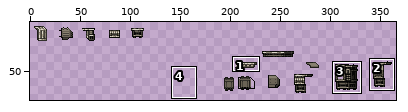
Two versions of one sprite sheet, content/Augments/augment.casing.smirglum.large.png. The first picture is a wide view before the edit; the outline marks the close-up.
Close-up. Earlier state:
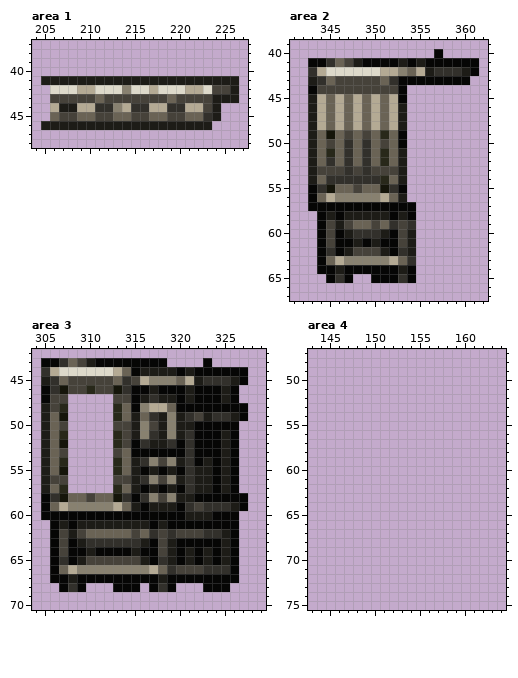
The file is 768x96 pixels. Shown: area 1: x 204..227, y 37..48; area 2: x 341..362, y 39..67; area 3: x 304..329, y 42..70; area 4: x 143..164, y 47..75. The wide view leaves out empty margins. The commit also changed other parts of the picture, which this record leaves out.
Once edited:
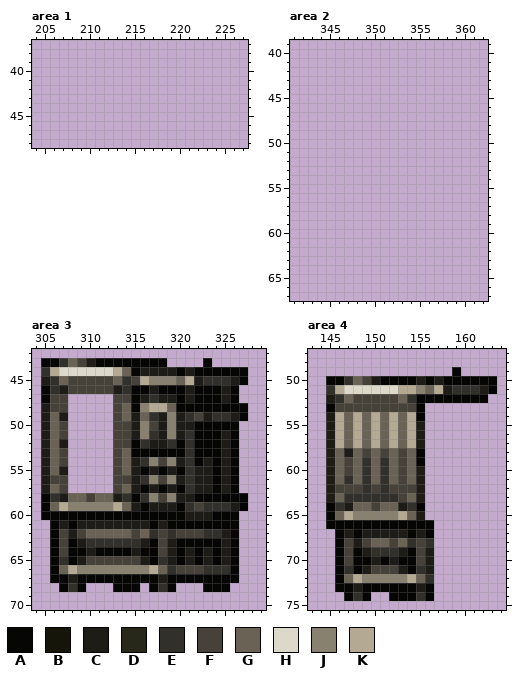
Palette (. is transparent): A #060605  B #15150a  C #1d1c17  D #28281a  E #32302b  F #46423a  G #6a6355  H #ddd9ca  J #888170  K #b4aa94
Difference:
Changed rows in their new state; - is an unchanged pixel.
Area 1:
first column x 205:
41 ......................
42 -.....................
43 -.....................
44 -...................--
45 -...................--
46 ...................---
Area 2:
first column x 343:
40 --------------.----
41 ...................
42 ...................
43 ..................-
44 ...........--------
45 ...........--------
46 ...........--------
47 ...........--------
48 ...........--------
49 ...........--------
50 ...........--------
51 ...........--------
52 ...........--------
53 ...........--------
54 ...........--------
55 ...........--------
56 ...........--------
57 ............-------
58 -...........-------
59 -...........-------
60 -...........-------
61 -...........-------
62 -...........-------
63 -...........-------
64 -...........-------
65 --...--.....-------
Area 3:
first column x 307:
46 C--F--C
48 F-----F
49 C-----F
51 F-----F
52 C-----F
54 F-----F
55 C-----F
57 F-----F
58 C-----C
Area 4:
first column x 145:
49 --------------A----
50 AAEGFCAAAACACAAAAAA
51 EKHHHHHHKKJGKCEEECA
52 CEGFFFFFGEAAAAAAAA-
53 AFFFFFFFFFA--------
54 CKGKGKGKGKA--------
55 CKGKGKGKGKC--------
56 CKGKGKGKGKC--------
57 CKGKGKGKGKC--------
58 CGCGFGFGFGA--------
59 CGFGEGEGFGA--------
60 CGFGEGEGFGC--------
61 CGEGEGEGFGC--------
62 CFFFEFEFFFC--------
63 CGEEEEEEFGC--------
64 AECGGFGGCEA--------
65 AGKJJJJJKGC--------
66 AAAAAAAAAAAA-------
67 -ACACCCCCACA-------
68 -AFCFGGFGEFE-------
69 -AFACEEECAFC-------
70 -AFAACACAAFC-------
71 -AEACFFFCAEC-------
72 -AGKJJJJJKGE-------
73 -AACAAAAAACA-------
74 --AEA--AAAEA-------
